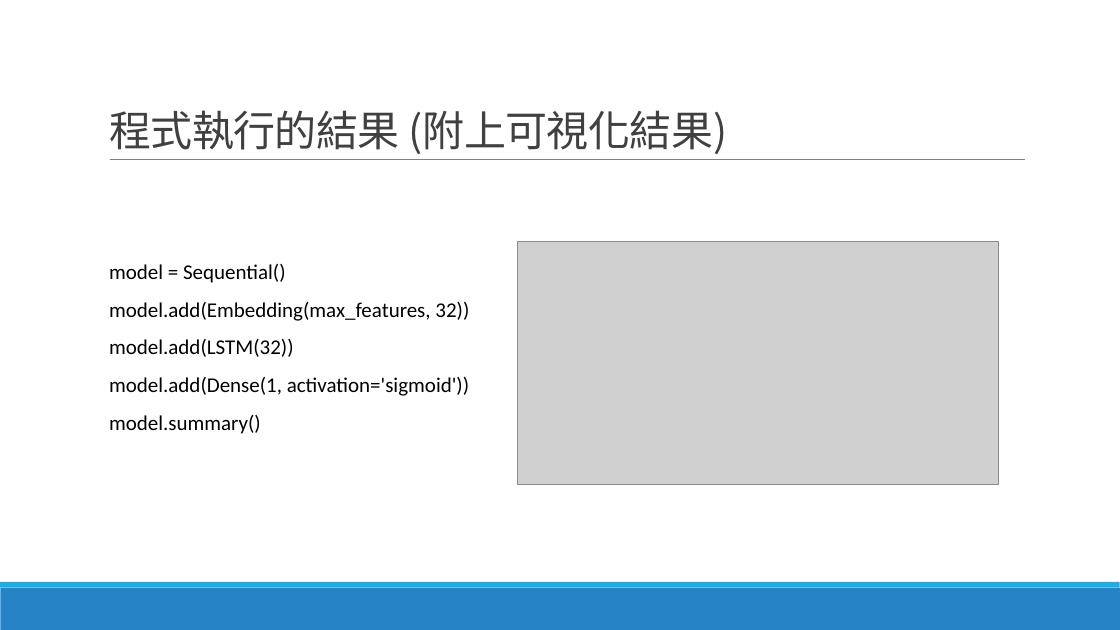
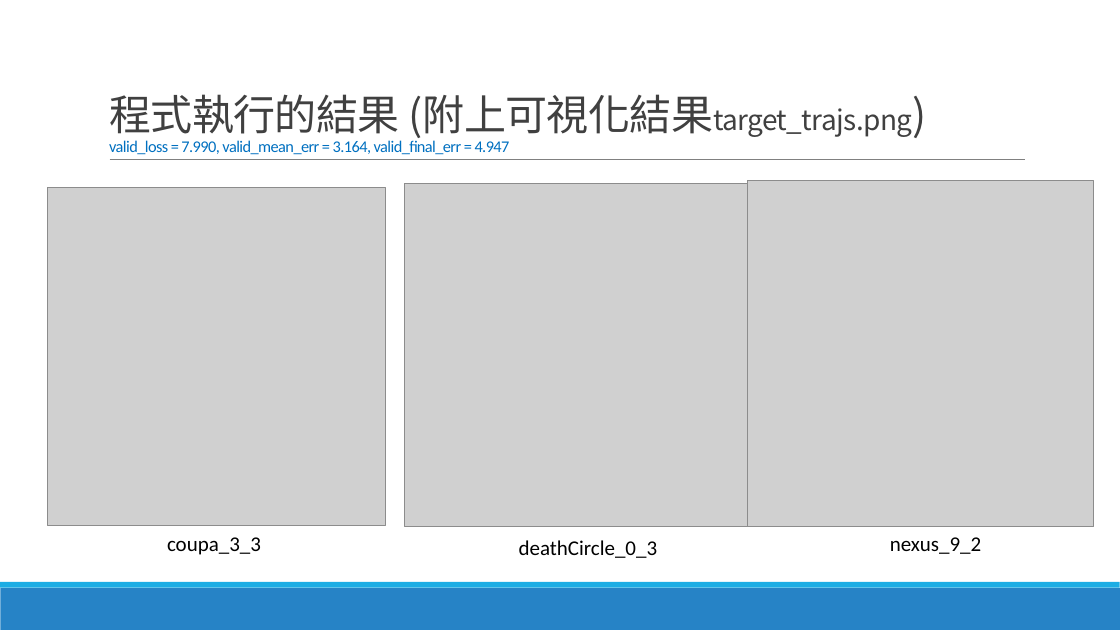
Before and after one commit to lohsuan/Multimedia-Tech, a slide deck: slide 3 of Project9_第三組_小組報告/Project9_第三組_小組報告.pptx. Drawn at 1120x630 pixels with LibreOffice and Linux fonts; fonts in the diff are those of the drawing; grey boxes stand for pictures. Boxes give left, top, right and bottom in pixels: in the first picture for what was removed or moved away, otherwise in the second. Text is boxed around its words. In the diff, an @@ line names an element or a change of style, - is before the commit and + after.

```diff
--- a/Project9_第三組_小組報告/Project9_第三組_小組報告.pptx
+++ b/Project9_第三組_小組報告/Project9_第三組_小組報告.pptx
@@ title at [109, 94, 912, 155]: text changed; size 36 to 14 pt; font Noto Sans CJK SC to Calibri; text colour #404040 to #0070C0 @@
-程式執行的結果 (附上可視化結果)
+程式執行的結果 (附上可視化結果target_trajs.png)
+valid_loss = 7.990, valid_mean_err = 3.164, valid_final_err = 4.947
@@ picture added at [48, 187, 386, 525] @@
@@ picture added at [405, 184, 748, 527] @@
@@ picture added at [748, 181, 1094, 527] @@
@@ text removed at [109, 264, 469, 434] @@
-model = Sequential()
-model.add(Embedding(max_features, 32))
-model.add(LSTM(32))
-model.add(Dense(1, activation='sigmoid'))
-model.summary()
@@ picture removed at [518, 242, 998, 486] @@
@@ text added at [167, 537, 261, 555], 18 pt, text #000000 @@
+coupa_3_3
@@ text added at [890, 537, 981, 554], 18 pt, text #000000 @@
+nexus_9_2
@@ text added at [519, 540, 658, 558], 18 pt, text #000000 @@
+deathCircle_0_3
```
Also in this commit, not shown: 3 other slides changed, 9 other files.
